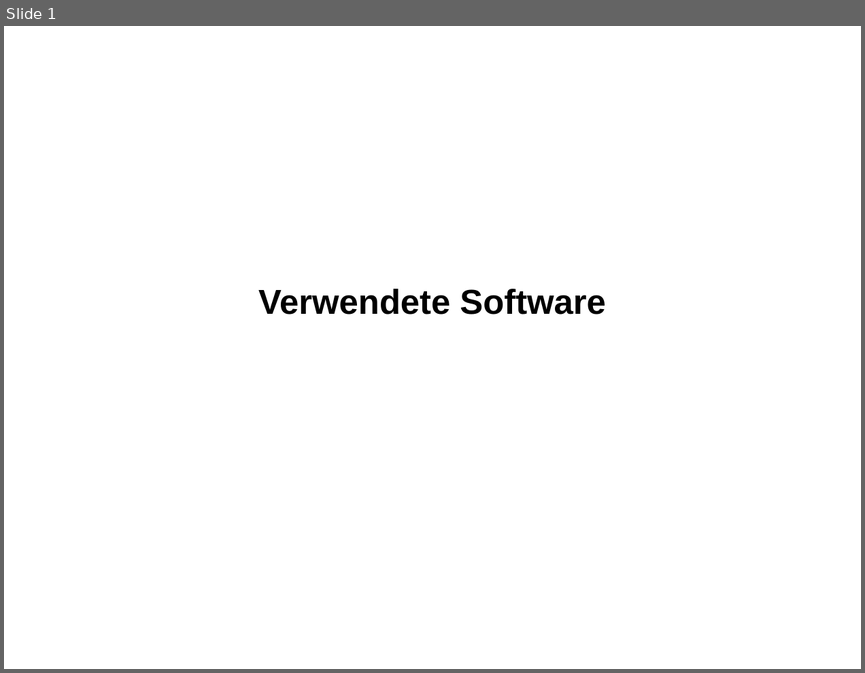
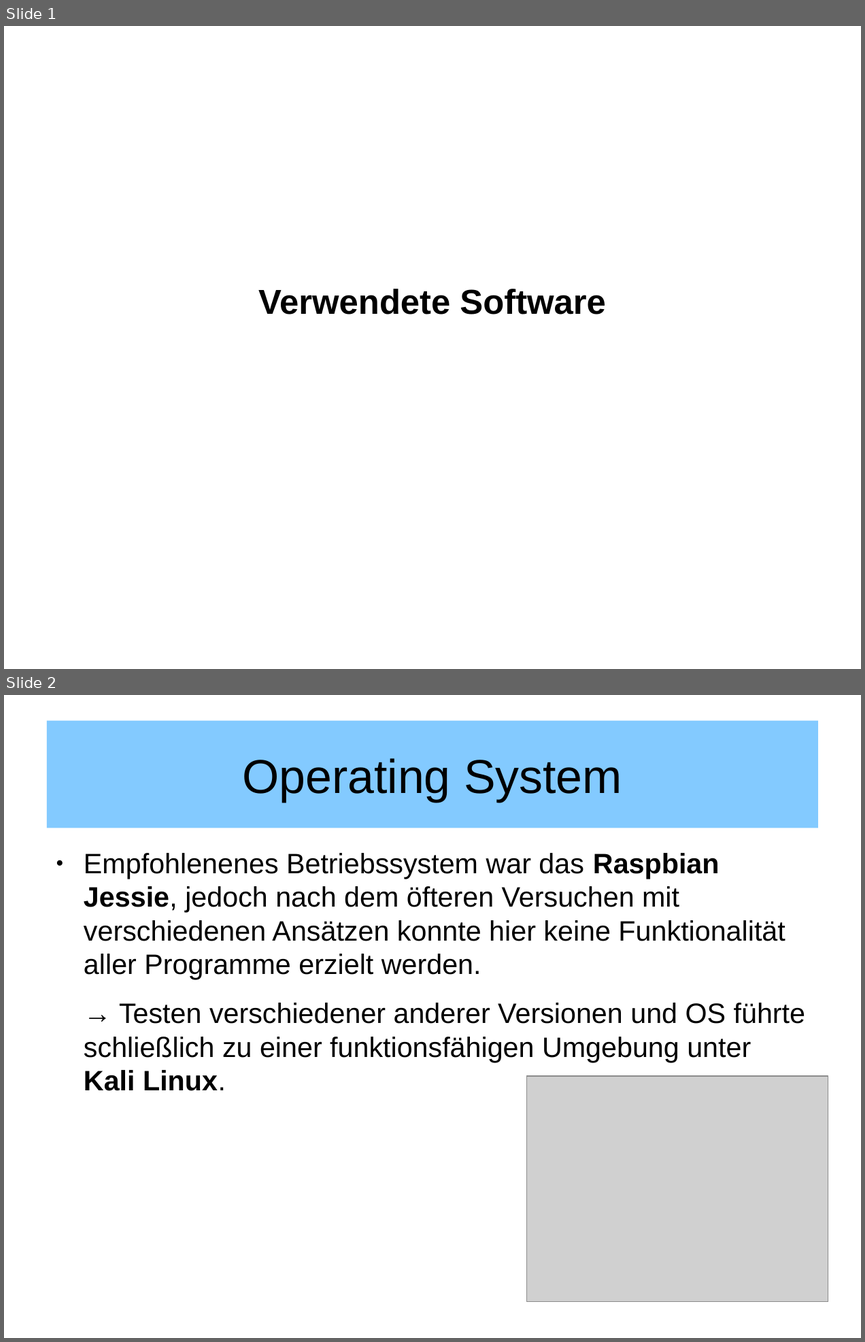
Before and after one commit to ookk2011/GrGsm-Gui, a slide deck: Präsentation Projektarbeit.odp. Shown one above the other, each under a label of ours: slide 1 before the commit, slides 1 and 2 after it. The pictures are 865x673 and 865x1342 pixels, drawn with LibreOffice and Linux fonts; fonts in the diff are those of the drawing; grey boxes stand for pictures. Boxes give left, top, right and bottom in pixels: in the first picture for what was removed or moved away, otherwise in the second. Text is boxed around its words. In the diff, an @@ line names an element or a change of style, - is before the commit and + after.

```diff
--- a/Präsentation Projektarbeit.odp
+++ b/Präsentation Projektarbeit.odp
@@ slide 2 added at bbox=[4, 695, 861, 1338], background #FFFFFF @@
@@ title added at bbox=[47, 721, 818, 828], fill #83CAFF, 44 pt, text #000000 @@
+Operating System
@@ text added at bbox=[84, 853, 805, 1091], 26 pt, text #000000 @@
+● Empfohlenenes Betriebssystem war das Raspbian Jessie, jedoch nach dem öfteren Versuchen mit verschiedenen Ansätzen konnte hier keine Funktionalität aller Programme erzielt werden.
+→ Testen verschiedener anderer Versionen und OS führte schließlich zu einer funktionsfähigen Umgebung unter Kali Linux.
@@ picture added at bbox=[527, 1076, 828, 1302] @@
```
Also in this commit, not shown: 6 slides changed, 1 other slide added, 1 slide removed.
